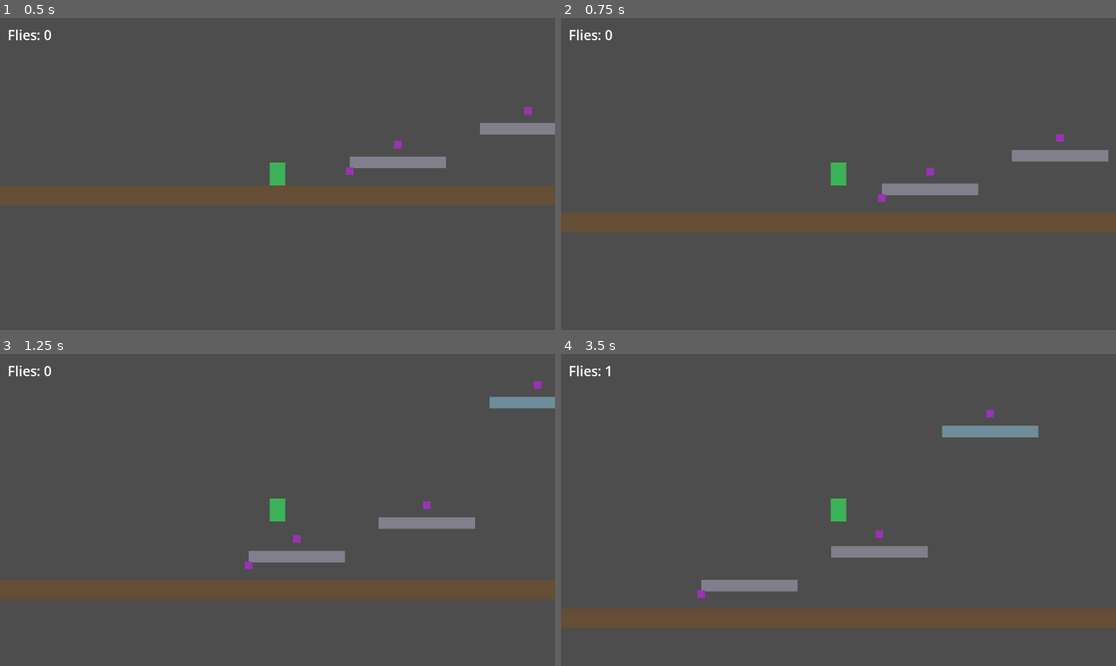
Above: before the commit, frames 1-4 (two rows, left to right).
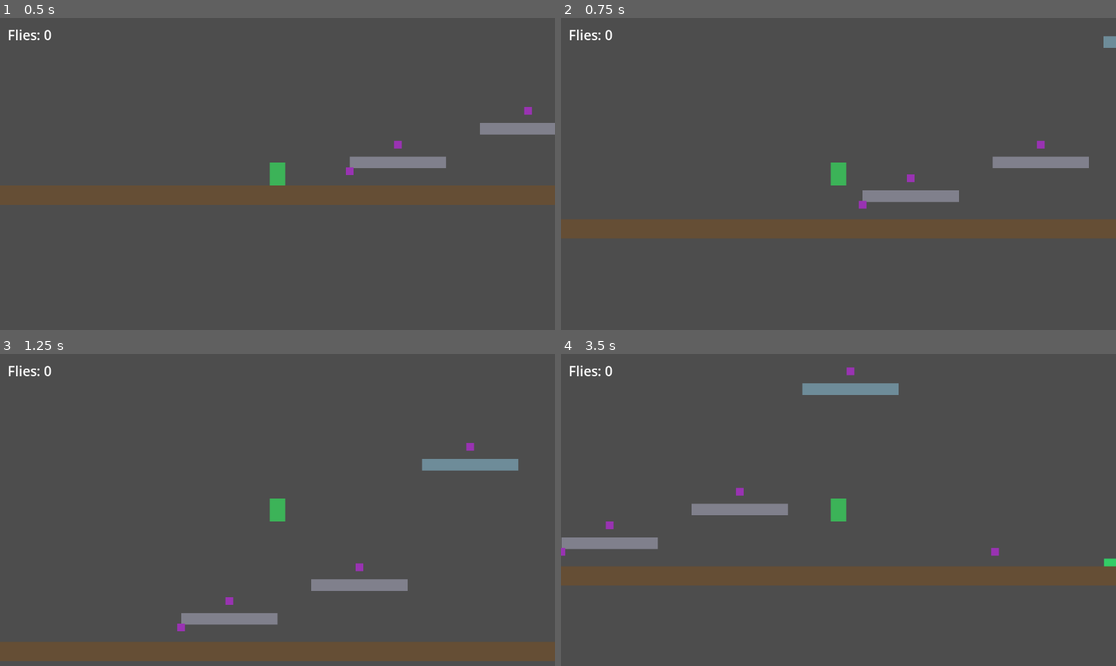
Above: after the commit, the same moments.

Repository: Jikodis/frog-hopper
Game: Godot game, scene res://scenes/level_1.tscn
The game is run twice, just before and just after one commit, with the same random seed, the same clock (stepped at 60 frames per second) and the same inputs.
Inputs:
- Up to frame 1 (0.5 s): no input
- Up to frame 2 (0.75 s): hold Right (move_right) from 0.53 s (still down); tap Space (jump) at 0.6 s
- Up to frame 3 (1.25 s): keep holding Right (move_right); tap Space (jump) at 0.77, 1.07 s
- Up to frame 4 (3.5 s): tap Space (jump) at 1.35, 1.52, 1.82, 2.1, 2.85, 3.02, 3.32 s; release Right (move_right) at 2.03 s; hold Left (move_left) 2.03-2.78 s; hold Right (move_right) from 2.78 s (still down)

Frame 1 is identical in both runs. In frame 2, 2.0% of the frame differs, in the area x 53-100%, y 5-62%; in frame 3, 4.0%; in frame 4, 4.3%, in the area x 0-100%, y 3-79%.

Commit message:
Tune frog feel from playtesting: faster run, higher jump, double air-jump
Adjusts the tunable constants in player.gd (RUN_SPEED 300->500,
JUMP_VELOCITY -650->-800, MAX_AIR_JUMPS 1->2) from in-editor playtesting.
player.tscn picked up editor-assigned uids on save.

Diff:
--- a/scenes/player.tscn
+++ b/scenes/player.tscn
@@ -1,22 +1,22 @@
-[gd_scene load_steps=3 format=3]
+[gd_scene format=3 uid="uid://ch6coxc7jbj3t"]
 
-[ext_resource type="Script" path="res://scripts/player.gd" id="1_player"]
+[ext_resource type="Script" uid="uid://c4a1er18oytpp" path="res://scripts/player.gd" id="1_player"]
 
 [sub_resource type="CapsuleShape2D" id="CapsuleShape2D_player"]
 radius = 14.0
 height = 48.0
 
-[node name="Player" type="CharacterBody2D" groups=["player"]]
+[node name="Player" type="CharacterBody2D" unique_id=1336386449 groups=["player"]]
 script = ExtResource("1_player")
 
-[node name="Visual" type="ColorRect" parent="."]
+[node name="Visual" type="ColorRect" parent="." unique_id=1166139318]
 offset_left = -16.0
 offset_top = -24.0
 offset_right = 16.0
 offset_bottom = 24.0
 color = Color(0.235294, 0.701961, 0.345098, 1)
 
-[node name="CollisionShape2D" type="CollisionShape2D" parent="."]
+[node name="CollisionShape2D" type="CollisionShape2D" parent="." unique_id=1377085636]
 shape = SubResource("CapsuleShape2D_player")
 
-[node name="Camera2D" type="Camera2D" parent="."]
+[node name="Camera2D" type="Camera2D" parent="." unique_id=573735803]
--- a/scripts/player.gd
+++ b/scripts/player.gd
@@ -3,9 +3,9 @@
 ## a tall floaty jump, hold for higher, plus one mid-air hop.
 
 # --- Tunable feel values (change these to change how the frog feels) ---
-const RUN_SPEED := 300.0       # how fast the frog runs (pixels/second)
-const JUMP_VELOCITY := -650.0  # upward kick when jumping (negative = up)
-const MAX_AIR_JUMPS := 1       # extra hops allowed after leaving the ground
+const RUN_SPEED := 500.0       # how fast the frog runs (pixels/second)
+const JUMP_VELOCITY := -800.0  # upward kick when jumping (negative = up)
+const MAX_AIR_JUMPS := 2       # extra hops allowed after leaving the ground
 const JUMP_CUT := 0.4          # fraction of upward speed kept if you release early
 const FALL_LIMIT := 1000.0     # how far below the start you can fall before respawning
 
